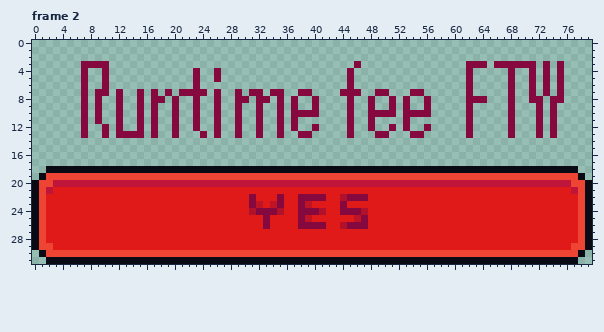
Pixel-art file, stored at assets/Button.aseprite. Above is the file before it was changed.
80x32 pixels, 2 frames. Shown: frame 2.
After the commit:
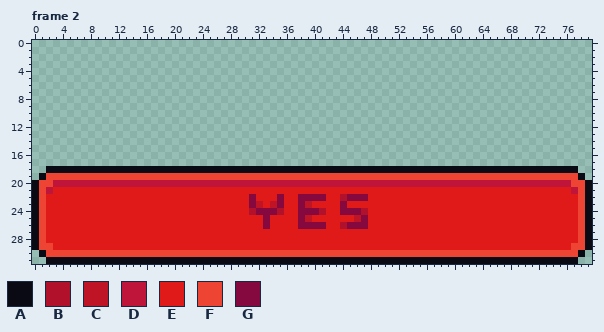
Palette (. is transparent): A #090a14  B #b2112c  C #bf1426  D #bf153a  E #e01919  F #ed4434  G #85093f
Changes in this commit:
--- frame 2
@@ x 0..79 @@
  2 ................................................................................
- 3 .......GGGG...................................G...............GGG.GGGGGG.G.G....
- 4 .......G..G............G..G..................G................G.....G..G.G.G....
- 5 .......G..G............G..G..................G................G.....G..G.G.G....
- 6 .......G..G............G.....................G................G.....G..G.G.G....
- 7 .......G.GG.G..G.G.G.GGGG.G..G.GG.GG..GG....GGG..GG...GG......G.....G..G.G.G....
- 8 .......G.G..G..G.GG.G..G..G..GG.GG.G.G..G....G..G..G.G..G.....GGG...G..GG.GG....
- 9 .......G.G..G..G.G..G..G..G..G..G..G.G..G....G..G..G.G..G.....G.....G...G.G.....
-10 .......G.G..G..G.G..G..G..G..G..G..G.GGGG....G..GGGG.GGGG.....G.....G...G.G.....
-11 .......G.G..G..G.G..G..G..G..G..G..G.G.......G..G....G........G.....G...G.G.....
-12 .......G..G.G..G.G..G..G..G..G..G..G.G..G....G..G..G.G..G.....G.....G...G.G.....
-13 .......G..G.GGGG.G..G...G.G..G..G..G..GG.....G...GG...GG......G.....G...G.G.....
+ 3 ................................................................................
+ 4 ................................................................................
+ 5 ................................................................................
+ 6 ................................................................................
+ 7 ................................................................................
+ 8 ................................................................................
+ 9 ................................................................................
+10 ................................................................................
+11 ................................................................................
+12 ................................................................................
+13 ................................................................................
 14 ................................................................................
